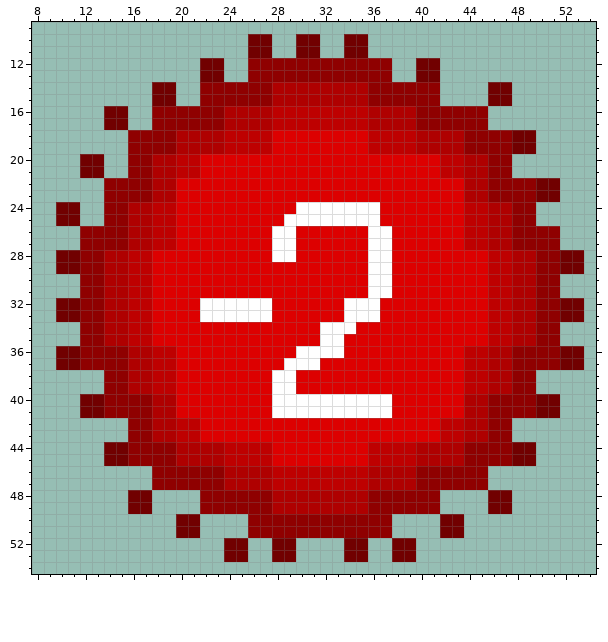
Pixel-art sprite, stored at Bilder/Standardspielfiguren/BadCoin2.png. That is the earlier state.
The file is 64x64 pixels. Shown: x 8..54, y 9..54.
Now the later version:
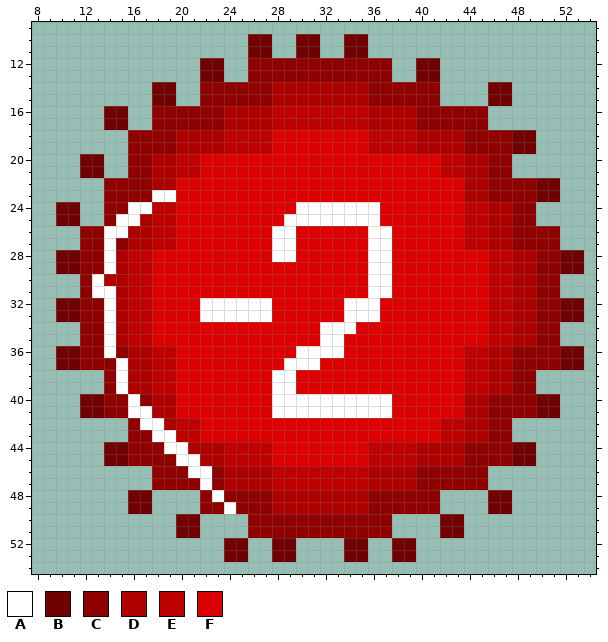
Palette (. is transparent): A #ffffff  B #710000  C #8f0000  D #af0000  E #be0000  F #dd0000
Difference:
y 23: x 18..19 DD -> AA
y 24: x 16..17 DD -> AA
y 25: x 15..16 CD -> AA
y 26: x 14..15 CC -> AA
y 27: x 14 C -> A
y 28..29: x 14 D -> A
y 30: x 13 C -> A
y 31: x 13..14 CD -> AA
y 32..35: x 14 D -> A
y 36: x 14 C -> A
y 37..39: x 15 C -> A
y 40: x 16 C -> A
y 41: x 16..17 CC -> AA
y 42: x 17..18 CD -> AA
y 43: x 18..19 DD -> AA
y 44: x 19..20 CD -> AA
y 45: x 20..21 DD -> AA
y 46: x 21..22 CC -> AA
y 47: x 22 C -> A
y 48: x 23 C -> A
y 49: x 24 C -> A
Changed places in both pictures, as pixel boxes (x1, y1, x2, y2):
changed: (92, 190, 236, 514)
